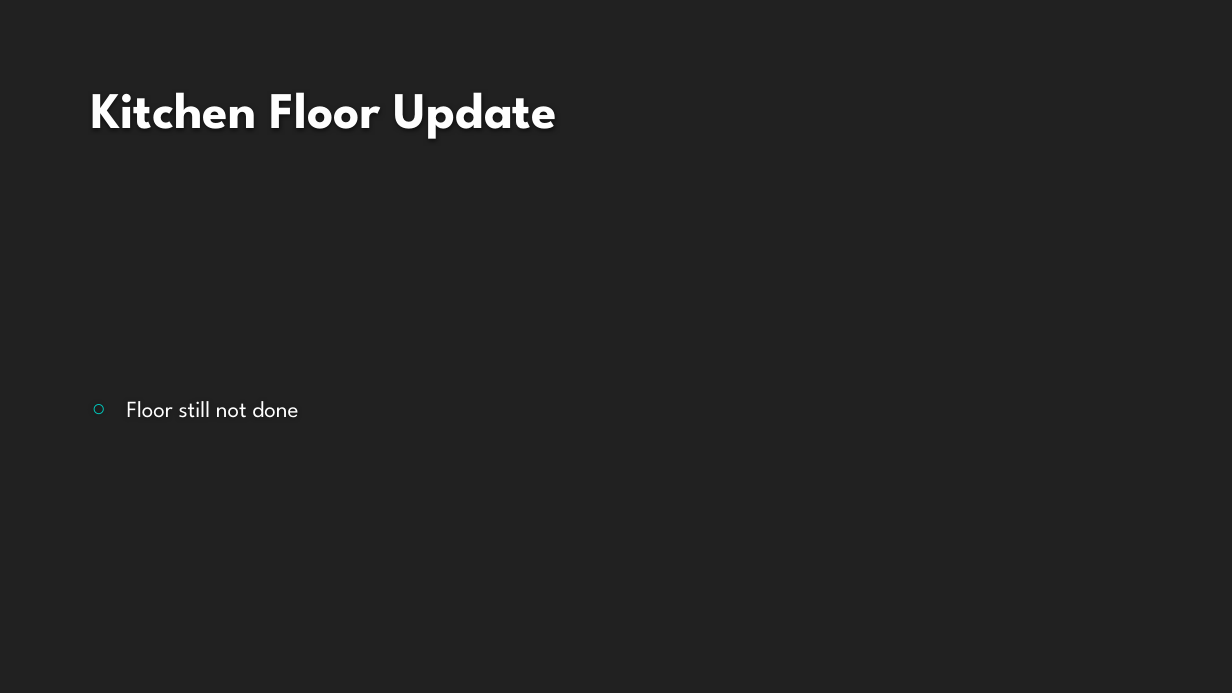
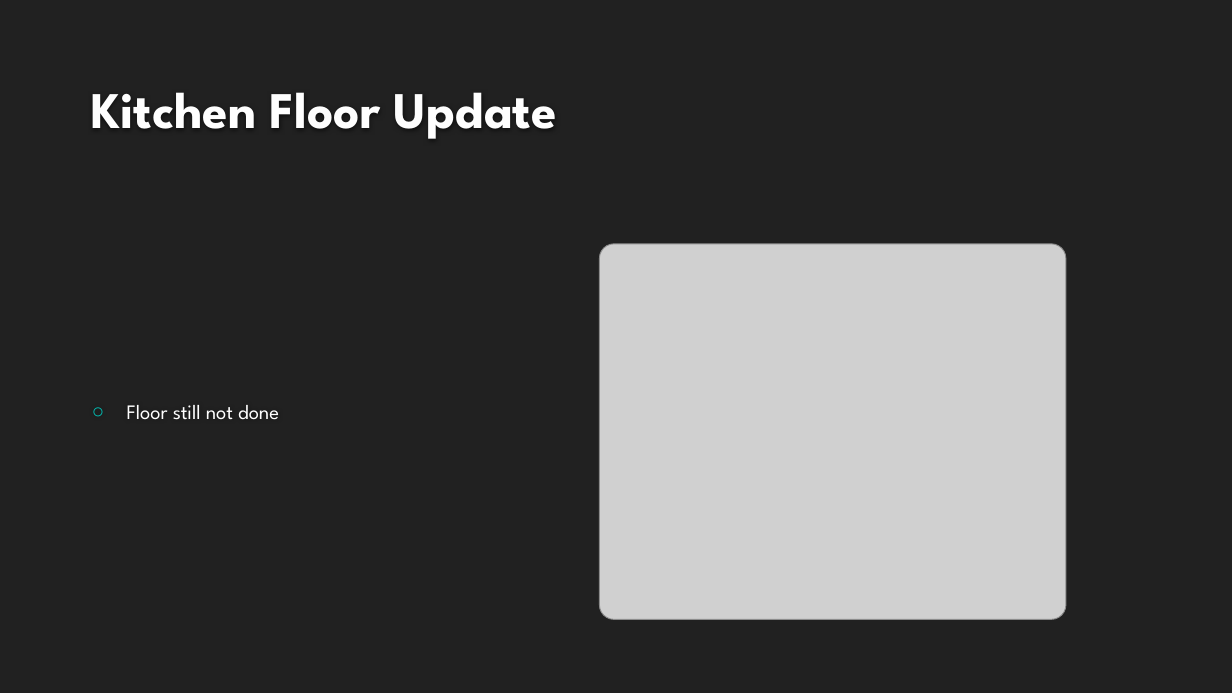
Before and after one commit to joeybrown-sf/tiles-presentation, a slide deck: slide 32 of Presentation.pptx (slide 31 before the commit). Drawn at 1232x693 pixels with LibreOffice and Linux fonts; fonts in the diff are those of the drawing; grey boxes stand for pictures; background and template pictures are left out. Boxes give left, top, right and bottom in pixels: in the first picture for what was removed or moved away, otherwise in the second. Text is boxed around its words. In the diff, an @@ line names an element or a change of style, - is before the commit and + after.

Commit message:
update presentation

```diff
--- a/Presentation.pptx
+++ b/Presentation.pptx
@@ text "Floor still not done" at bbox=[127, 405, 279, 420]: size 18 to 16 pt @@
@@ picture added at bbox=[600, 244, 1067, 619] @@
```
Also in this commit, not shown: 1 slide added.
